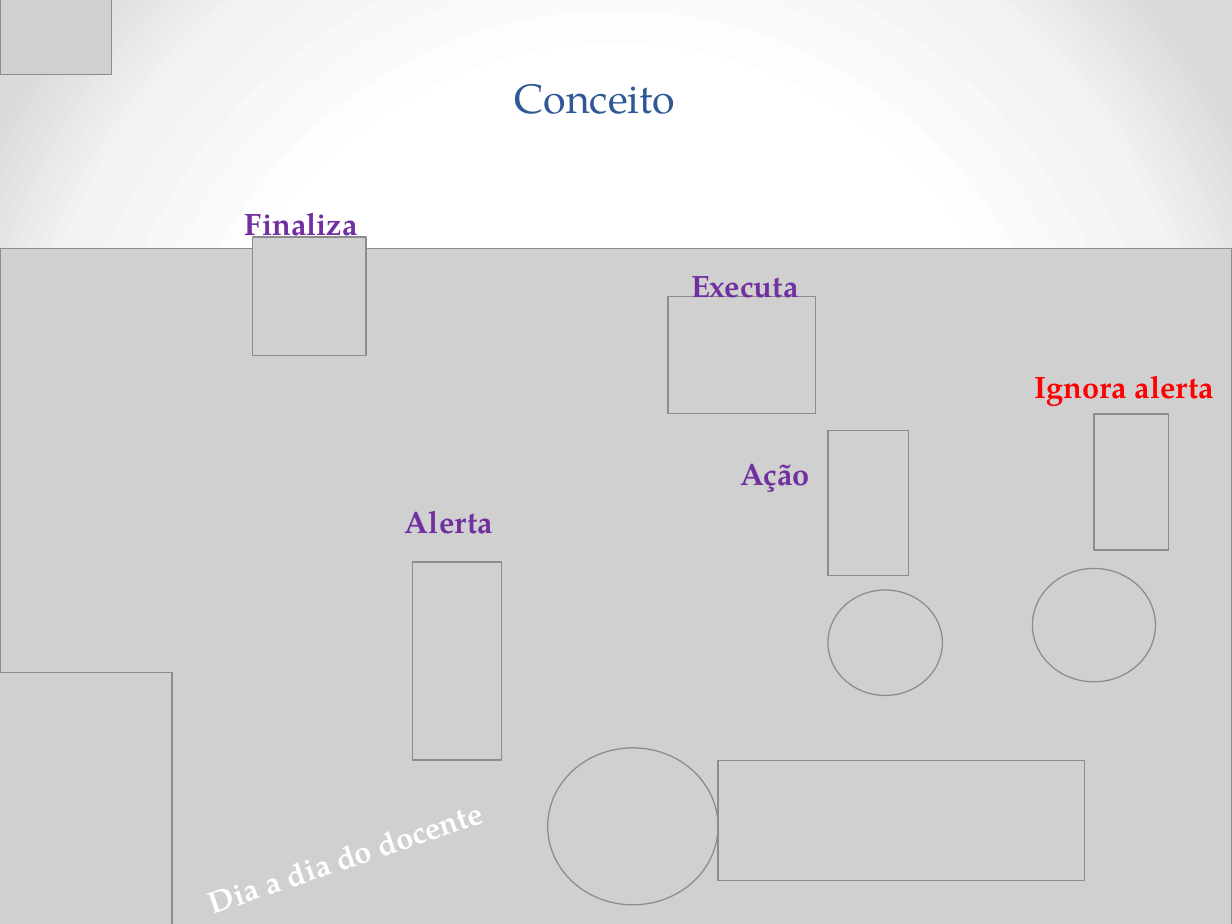
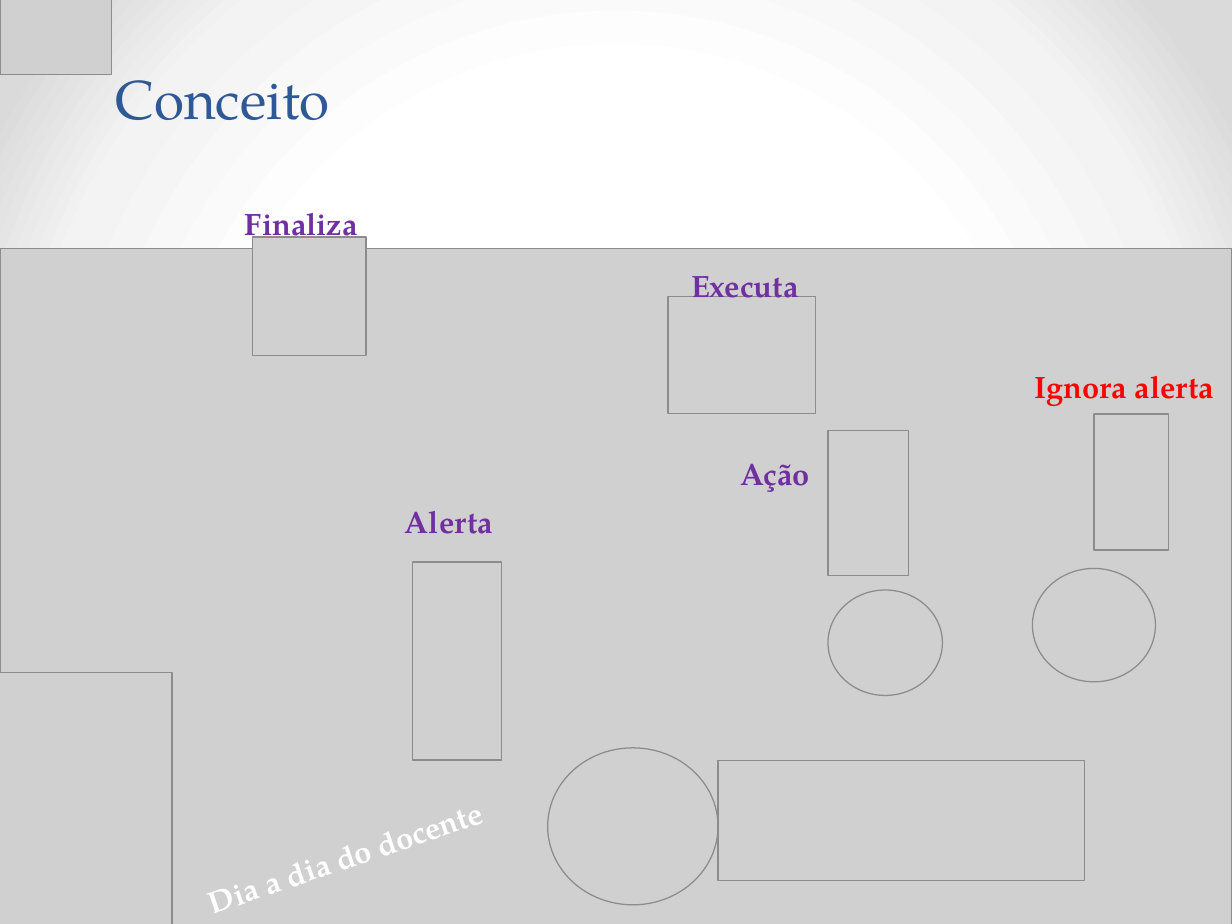
Before and after one commit to Neimarmg/TCC, a slide deck: slide 5 of Documentação final do projeto/Ppt-Final.pptx. Drawn at 1232x924 pixels with LibreOffice and Linux fonts; fonts in the diff are those of the drawing; grey boxes stand for pictures. Boxes give left, top, right and bottom in pixels: in the first picture for what was removed or moved away, otherwise in the second. Text is boxed around its words. In the diff, an @@ line names an element or a change of style, - is before the commit and + after.

```diff
--- a/Documentação final do projeto/Ppt-Final.pptx
+++ b/Documentação final do projeto/Ppt-Final.pptx
@@ title "Conceito": place and size @@
-title "Conceito" at bbox=[514, 84, 675, 114]
+title "Conceito" at bbox=[115, 80, 329, 120]
@@ title "Conceito" at bbox=[115, 80, 329, 120]: size 24 to 32 pt; alignment centre to left @@
```
Also in this commit, not shown: 8 other slides changed.
